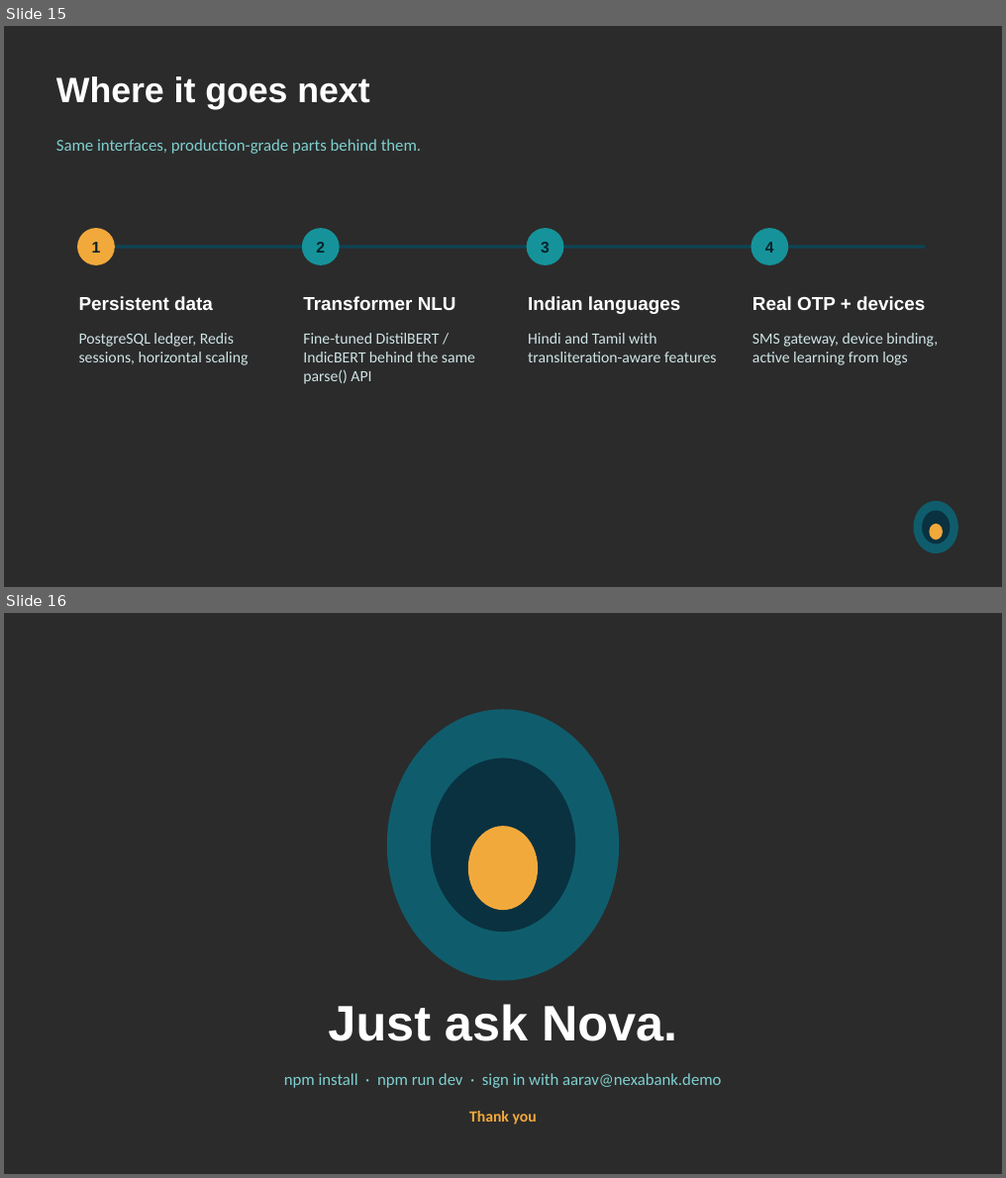
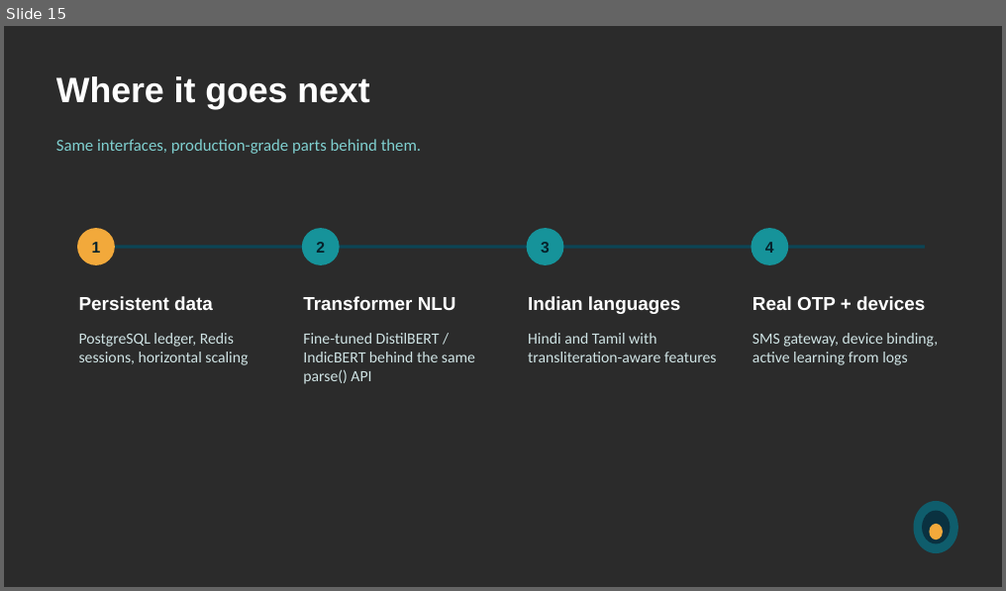
Before and after one commit to Sahil-Patel180/nexabank, a slide deck: deck/Nova_Showreel.pptx. Shown one above the other, each under a label of ours: slides 15 and 16 before the commit, slide 15 after it. The pictures are 1006x1178 and 1006x591 pixels, drawn with LibreOffice and Linux fonts; fonts in the diff are those of the drawing; background and template pictures are left out; a plain dark background stands for a picture behind light text. Boxes give left, top, right and bottom in pixels: in the first picture for what was removed or moved away, otherwise in the second. Text is boxed around its words. In the diff, an @@ line names an element or a change of style, - is before the commit and + after.

```diff
--- a/deck/Nova_Showreel.pptx
+++ b/deck/Nova_Showreel.pptx
@@ slide 16 removed at (x1=4, y1=613, x2=1002, y2=1174), background picture (left out) @@
@@ ellipse removed at (x1=387, y1=710, x2=620, y2=981) @@
@@ ellipse removed at (x1=431, y1=759, x2=576, y2=932) @@
@@ ellipse removed at (x1=468, y1=827, x2=538, y2=910) @@
@@ text removed at (x1=328, y1=1004, x2=677, y2=1042) @@
-Just ask Nova.
@@ text removed at (x1=284, y1=1073, x2=721, y2=1088) @@
-npm install · npm run dev · sign in with aarav@nexabank.demo
@@ text removed at (x1=469, y1=1111, x2=537, y2=1125) @@
-Thank you
```
Also in this commit, not shown: 2 slides changed, 1 slide added.
